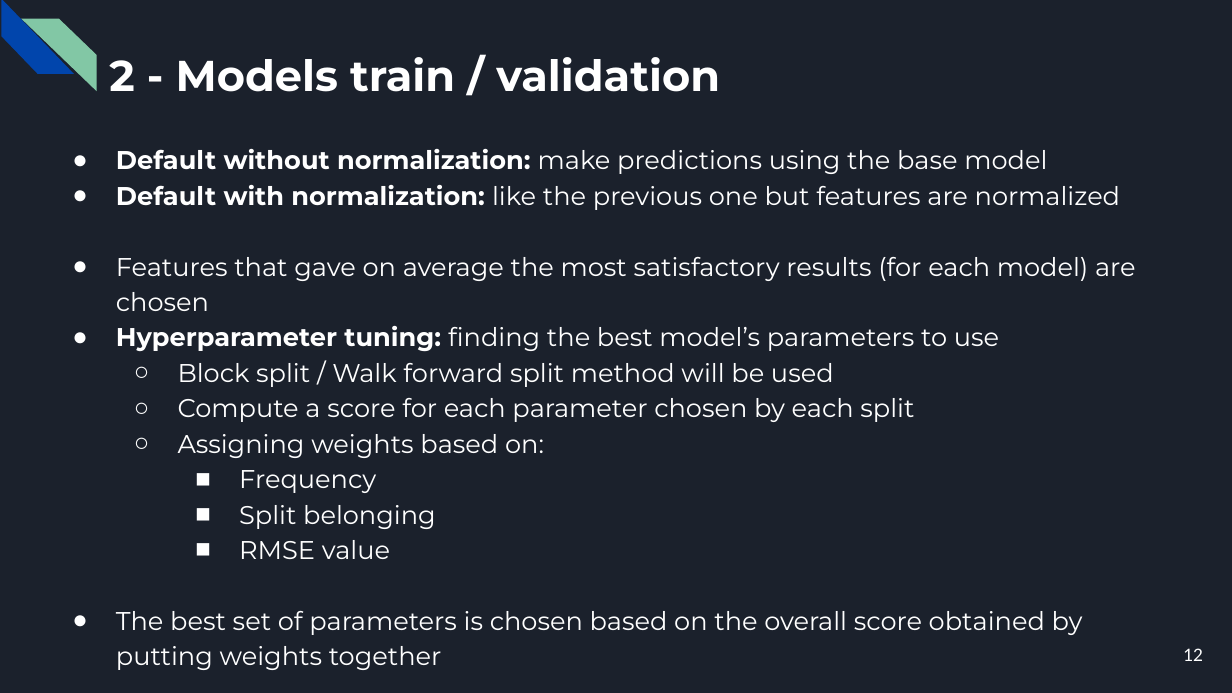
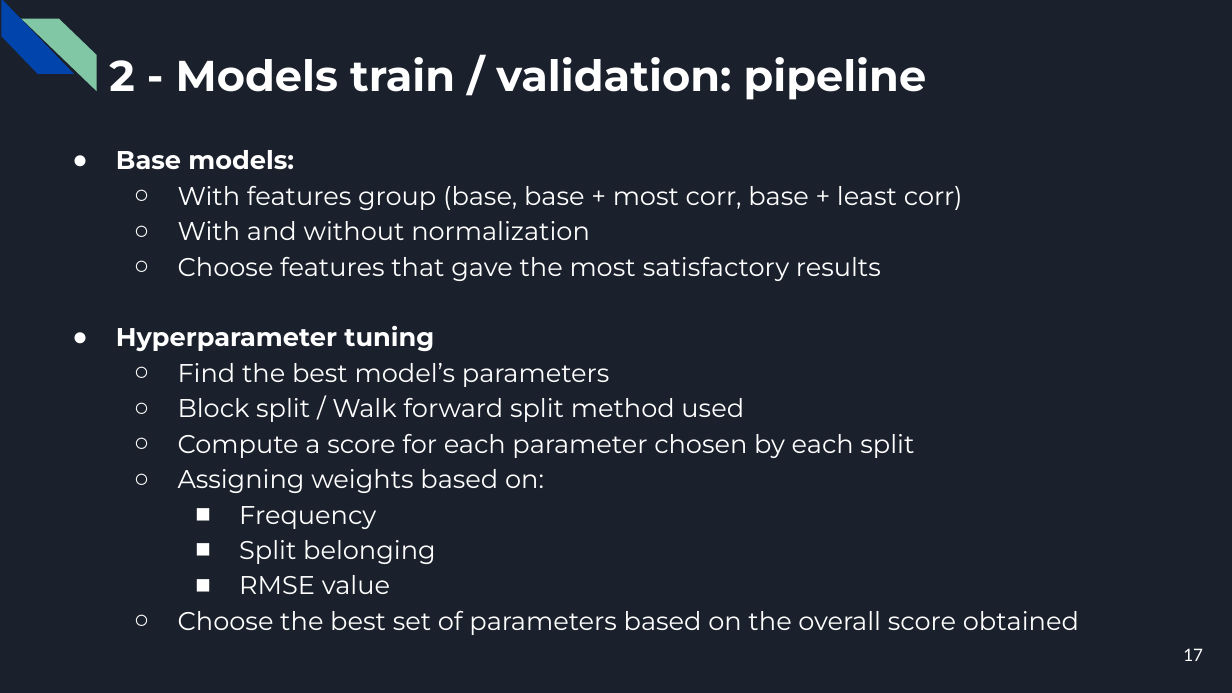
Before and after one commit to CorsiDanilo/bitcoin-price-prediction-with-pyspark, a slide deck: slide 17 of presentation/presentation.pptx (slide 12 before the commit). Drawn at 1232x693 pixels with LibreOffice and Linux fonts; fonts in the diff are those of the drawing. Boxes give left, top, right and bottom in pixels: in the first picture for what was removed or moved away, otherwise in the second. Text is boxed around its words. In the diff, an @@ line names an element or a change of style, - is before the commit and + after.

```diff
--- a/presentation/presentation.pptx
+++ b/presentation/presentation.pptx
@@ title at bbox=[109, 57, 927, 100]: text changed @@
-2 - Models train / validation
+2 - Models train / validation: pipeline
@@ text at bbox=[116, 150, 963, 422]: text changed @@
-● Default without normalization: make predictions using the base model
-● Default with normalization: like the previous one but features are normalized
-● Features that gave on average the most satisfactory results (for each model) are chosen
-● Hyperparameter tuning: finding the best model’s parameters to use
-  ○ Block split / Walk forward split method will be used
+● Base models:
+  ○ With features group (base, base + most corr, base + least corr)
+  ○ With and without normalization
+  ○ Choose features that gave the most satisfactory results
+● Hyperparameter tuning
+  ○ Find the best model’s parameters
+  ○ Block split / Walk forward split method used
@@ text at bbox=[178, 611, 1079, 635]: text changed @@
-● The best set of parameters is chosen based on the overall score obtained by putting weights together
+  ○ Choose the best set of parameters based on the overall score obtained
@@ page number at bbox=[1183, 648, 1203, 661]: text changed @@
-12
+17
```
Also in this commit, not shown: 13 other slides changed, 5 slides added.
